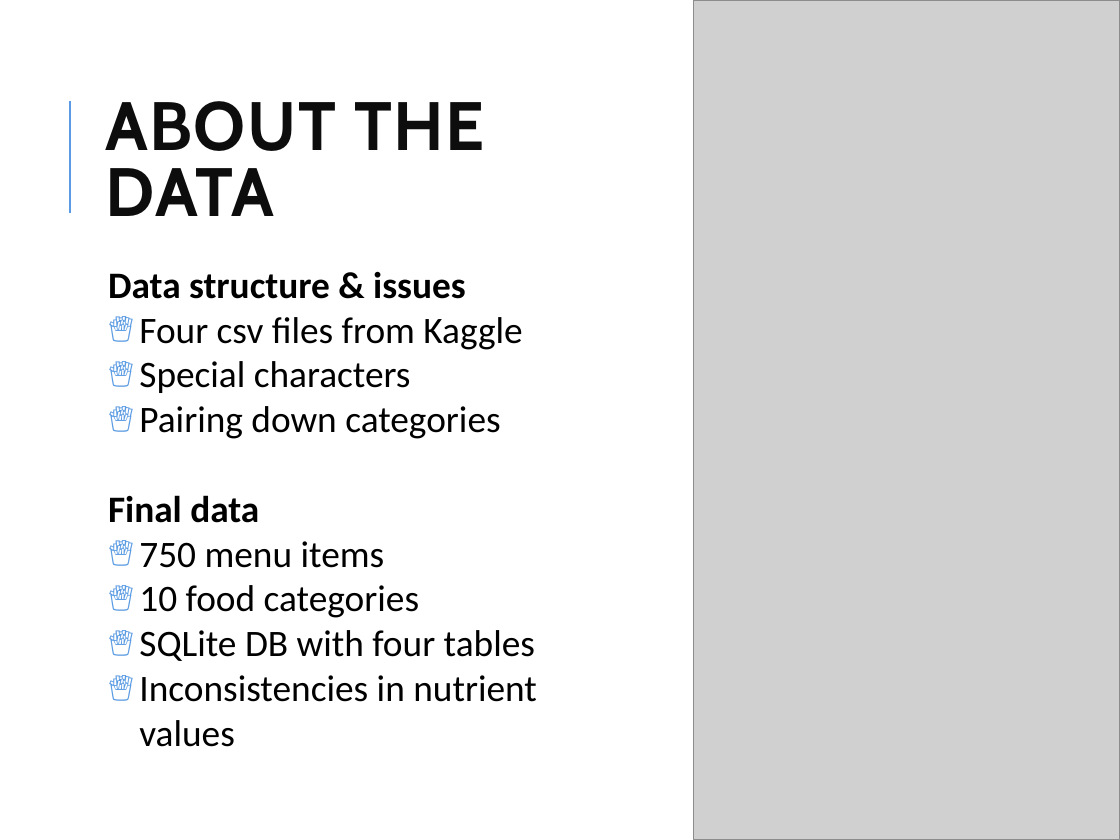
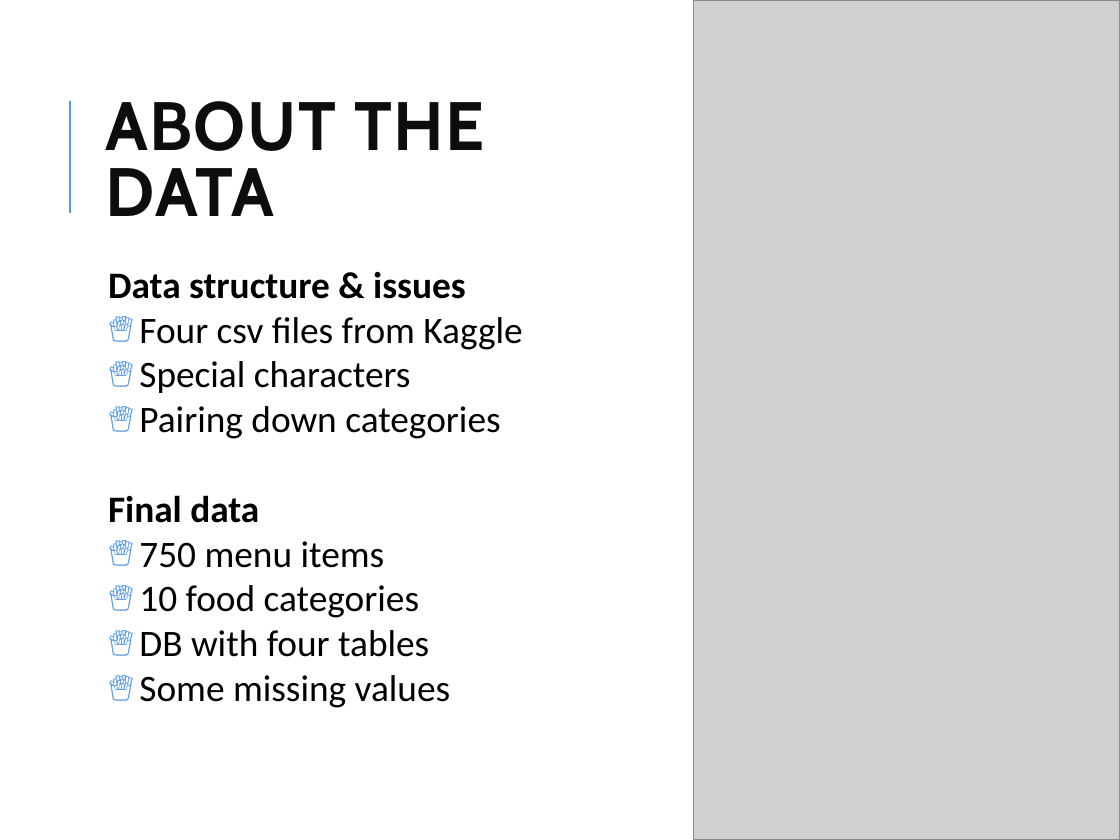
Before and after one commit to nlmuscanell/UCF-PROJECT-02, a slide deck: slide 3 of documents/Presentation.pptx. Drawn at 1120x840 pixels with LibreOffice and Linux fonts; fonts in the diff are those of the drawing; grey boxes stand for pictures. Boxes give left, top, right and bottom in pixels: in the first picture for what was removed or moved away, otherwise in the second. Text is boxed around its words. In the diff, an @@ line names an element or a change of style, - is before the commit and + after.

```diff
--- a/documents/Presentation.pptx
+++ b/documents/Presentation.pptx
@@ text at bbox=[139, 630, 451, 708]: text changed @@
-🍟 SQLite DB with four tables
-🍟 Inconsistencies in nutrient values
+🍟 DB with four tables
+🍟 Some missing values
```
Also in this commit, not shown: 3 other slides changed.
